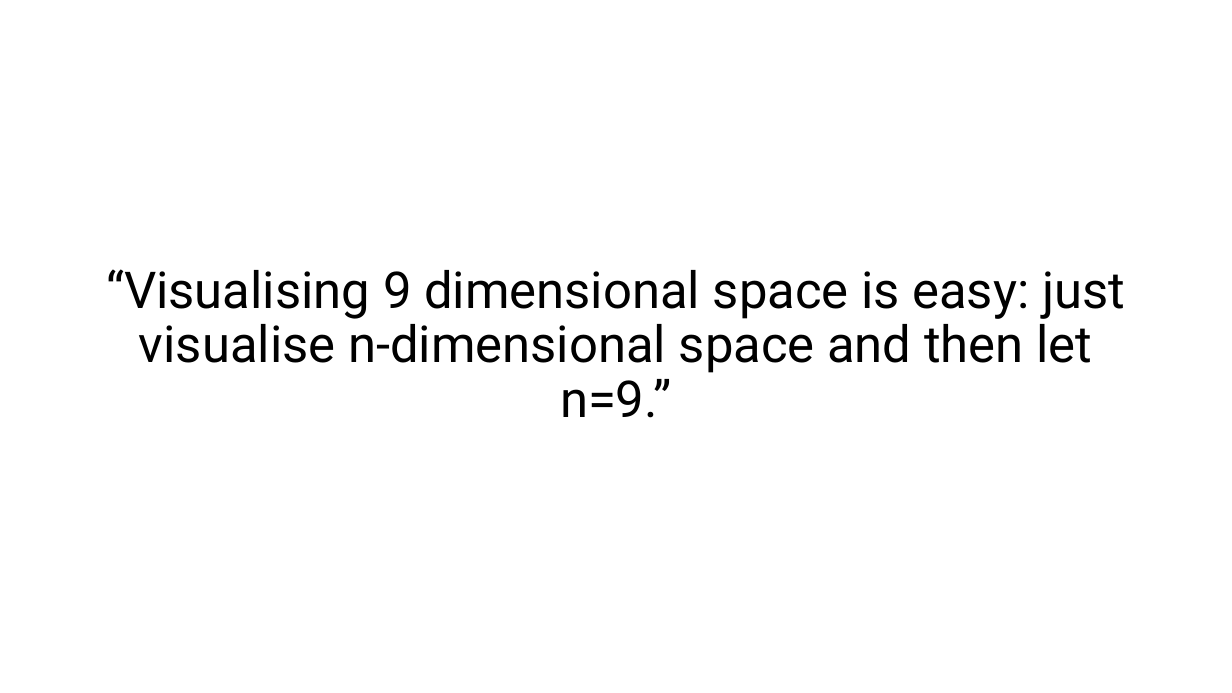
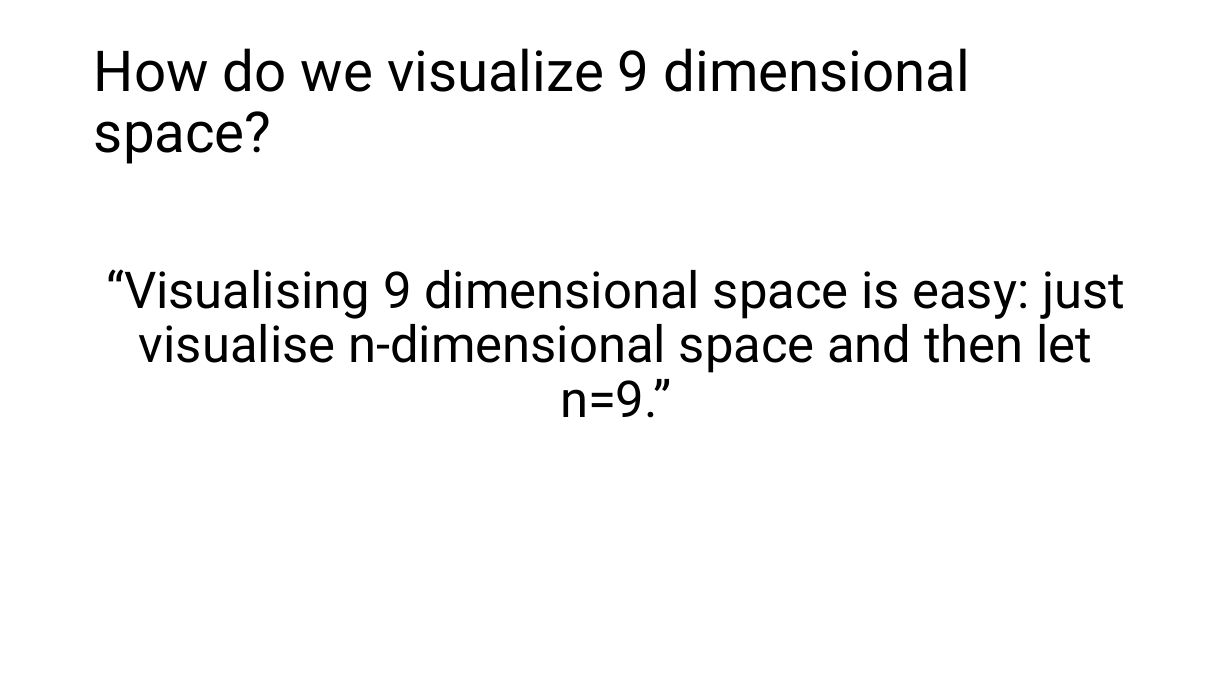
Before and after one commit to HuwWDay/BlurseOfDimensionality, a slide deck: slide 3 of The Blurse of Dimensionality.pptx (slide 2 before the commit). Drawn at 1232x693 pixels with LibreOffice and Linux fonts; fonts in the diff are those of the drawing. Boxes give left, top, right and bottom in pixels: in the first picture for what was removed or moved away, otherwise in the second. Text is boxed around its words. In the diff, an @@ line names an element or a change of style, - is before the commit and + after.

```diff
--- a/The Blurse of Dimensionality.pptx
+++ b/The Blurse of Dimensionality.pptx
@@ text added at (94, 48, 971, 164), 44 pt, text #000000 @@
+How do we visualize 9 dimensional space?
```
Also in this commit, not shown: 9 other slides changed, 5 slides added, 4 other files.
